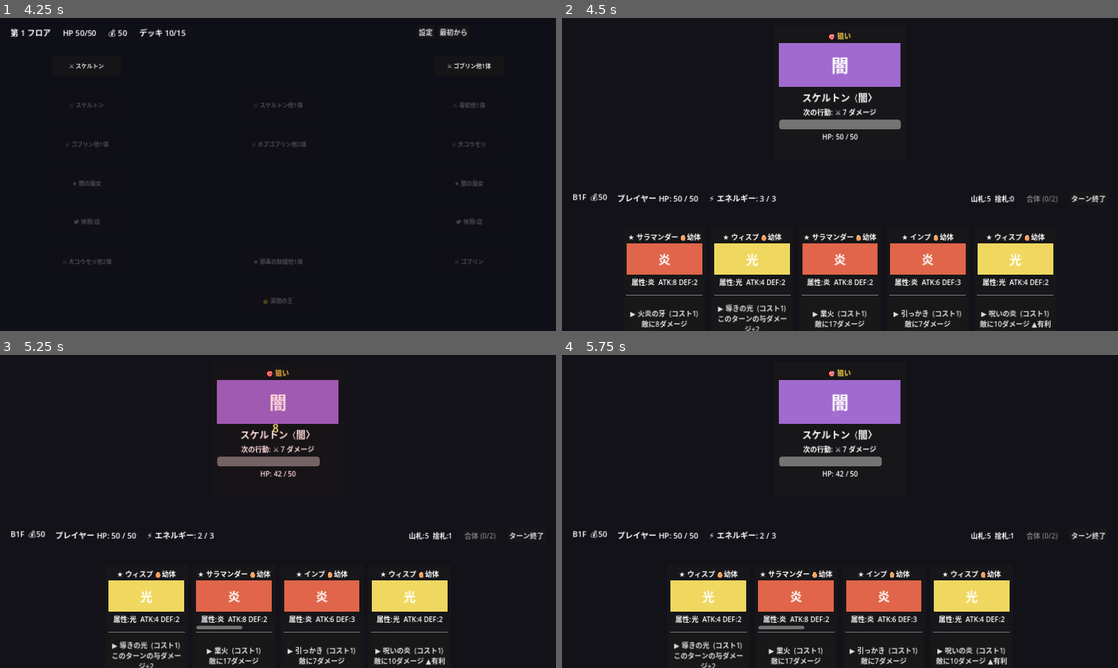
Above: before the commit, frames 1-4 (two rows, left to right).
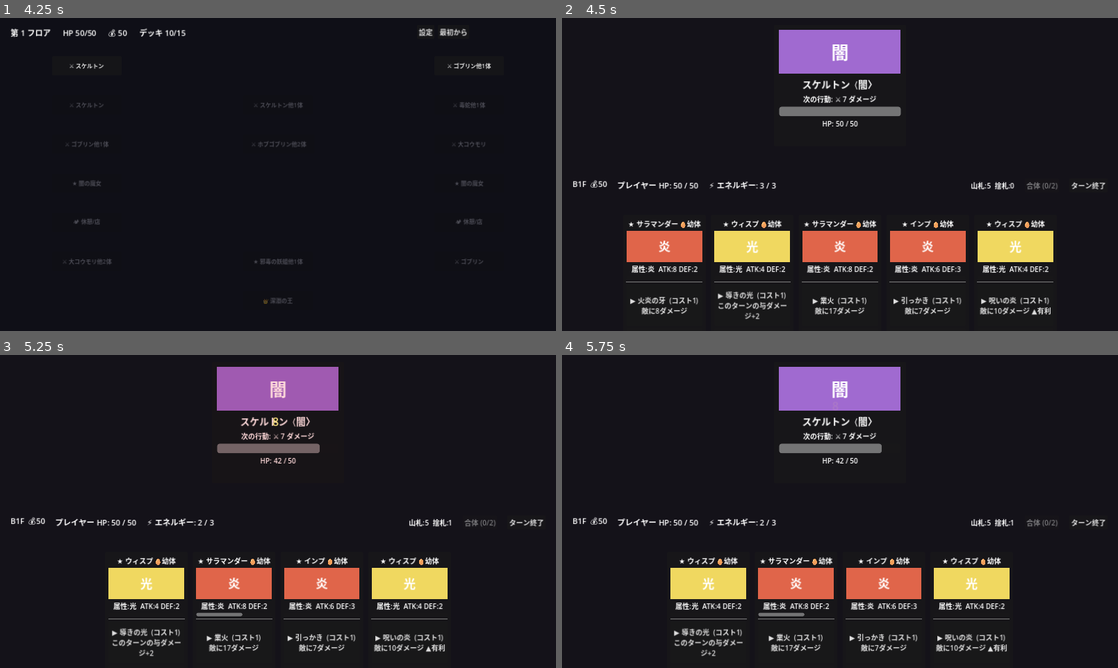
Above: after the commit, the same moments.

Repository: bakery48/mortal-pact
Game: Godot game, scene res://scenes/ui/title.tscn
Two runs of this game, one before a commit and one after it. Both use one fixed random seed, a clock stepped at 60 frames per second and the inputs below.
Inputs:
- Up to frame 1 (4.25 s): click "はじめから" at 0.5 s; click "設定" at 1.25 s; click "フルスクリーン" at 2 s; click "戻る" at 2.75 s; click "最初から" at 3.5 s
- Up to frame 2 (4.5 s): click "⚔ スケルトン" at 4.25 s
- Up to frame 3 (5.25 s): click "▶ 火炎の牙 (コスト1) 敵に8ダメージ" at 5 s
- Up to frame 4 (5.75 s): no input

Frame 1 is identical in both runs. In frame 2, 15% of the frame differs, in the area x 2-98%, y 3-100%; in frame 3, 13%; in frame 4, 13%.

Commit message:
ターゲット指定をスレスパ式（カード→対象選択）に変更
- カードを選んでから対象を決める方式に
  対象が要るコマンド(攻撃/貫通/弱体/毒/炎上/凍結)で敵が複数なら対象選択モードへ
  敵1体や非ターゲット技(回復/ガード等)は即発動
- 対象選択中は敵に🎯マーカー、敵クリックで適用、右クリック/Escで取消
- 永続ターゲットを廃止、_apply_command は対象を引数で受け取る
- カードの相性表示は敵が1体のときのみ（複数時は選択で決まるため非表示）
- ターン終了・合体は対象選択中は無効

https://claude.ai/code/session_01SGpNd8xjjtE9S1hYpNHnwi

Diff:
--- a/scenes/battle/battle_manager.gd
+++ b/scenes/battle/battle_manager.gd
@@ -27,7 +27,8 @@
 var battle_over := false
 
 var enemies: Array[EnemyUI] = []
-var target: EnemyUI = null # 現在狙っている敵
+var _targeting := false        # 対象選択中フラグ
+var _pending_card: CardUI = null # 対象選択待ちのカード
 
 var _enemy_slot: HBoxContainer
 var _hand_container: HBoxContainer
@@ -172,38 +173,21 @@
 		e.plan_next() # 最初の行動を予告
 		e.targeted.connect(_on_enemy_targeted)
 		enemies.append(e)
-	if not enemies.is_empty():
-		_set_target(enemies[0])
-
-## ターゲットを設定し、マーカーとカードの相性表示を更新する。
-func _set_target(e: EnemyUI) -> void:
-	target = e
-	for en in enemies:
-		en.set_targeted(en == target)
-	# カードの相性表示を現在のターゲット属性に合わせる。
-	if target != null:
-		for child in _hand_container.get_children():
-			if child is CardUI:
-				(child as CardUI).enemy_element = target.element
-	_refresh()
-
+
+## 敵が1体だけのときその属性を返す（カードの相性表示用）。複数なら無属性扱い。
+func _solo_enemy_element() -> int:
+	return enemies[0].element if enemies.size() == 1 else MonsterData.Element.NONE
+
+## 敵クリック：対象選択中のときだけ、保留中のカードをその敵に適用する。
 func _on_enemy_targeted(e: EnemyUI) -> void:
 	if battle_over or not is_instance_valid(e):
 		return
-	Audio.play_se("select")
-	_set_target(e)
-
-## 敵を撃破・除去し、必要ならターゲットを移す。
+	if _targeting:
+		_resolve_targeting(e)
+
+## 敵を撃破・除去する。
 func _remove_enemy(e: EnemyUI) -> void:
 	enemies.erase(e)
-	if e == target:
-		target = enemies[0] if not enemies.is_empty() else null
-		for en in enemies:
-			en.set_targeted(en == target)
-		if target != null:
-			for child in _hand_container.get_children():
-				if child is CardUI:
-					(child as CardUI).enemy_element = target.element
 	if is_instance_valid(e):
 		e.queue_free()
 
@@ -245,13 +229,64 @@
 	card.monster = sc.monster
 	card.command = sc.command
 	card.source = sc
-	if target != null:
-		card.enemy_element = target.element # 相性表示は現在のターゲット属性
+	card.enemy_element = _solo_enemy_element() # 敵が1体なら相性を表示
 	_hand_container.add_child(card)
 	card.command_selected.connect(_on_command_selected)
 	card.fusion_toggled.connect(_on_fusion_toggled)
 
+## 敵に作用する（対象が要る）コマンドか。
+func _needs_target(cmd: CommandData) -> bool:
+	match cmd.effect:
+		CommandData.Effect.DAMAGE, CommandData.Effect.PIERCE, CommandData.Effect.WEAKEN, \
+		CommandData.Effect.POISON, CommandData.Effect.BURN, CommandData.Effect.FREEZE:
+			return true
+		_:
+			return false
+
+## カードを選択：対象が要り敵が複数なら対象選択へ、それ以外は即発動。
 func _on_command_selected(card: CardUI) -> void:
+	if battle_over or _targeting:
+		return
+	var cost := card.monster.effective_cost(card.command)
+	if energy < cost:
+		return
+	if _needs_target(card.command) and enemies.size() > 1:
+		_begin_targeting(card)
+	else:
+		var tgt: EnemyUI = enemies[0] if not enemies.is_empty() else null
+		_play_card(card, tgt)
+
+## 対象選択モードに入る。敵にマーカーを出してクリック待ち。
+func _begin_targeting(card: CardUI) -> void:
+	_targeting = true
+	_pending_card = card
+	for e in enemies:
+		e.set_targeted(true)
+	_flash_message("対象の敵をクリック（右クリック/Escで取消）")
+
+func _resolve_targeting(e: EnemyUI) -> void:
+	var card := _pending_card
+	_cancel_targeting()
+	if is_instance_valid(card):
+		_play_card(card, e)
+
+func _cancel_targeting() -> void:
+	_targeting = false
+	_pending_card = null
+	for e in enemies:
+		e.set_targeted(false)
+
+## 対象選択中は右クリック/Escで取消。
+func _unhandled_input(event: InputEvent) -> void:
+	if not _targeting:
+		return
+	if (event is InputEventMouseButton and event.pressed and (event as InputEventMouseButton).button_index == MOUSE_BUTTON_RIGHT) \
+			or (event is InputEventKey and event.pressed and (event as InputEventKey).keycode == KEY_ESCAPE):
+		_cancel_targeting()
+		get_viewport().set_input_as_handled()
+
+## カードを実際に使う（対象 tgt に対して）。
+func _play_card(card: CardUI, tgt: EnemyUI) -> void:
 	if battle_over:
 		return
 	var monster := card.monster
@@ -261,7 +296,7 @@
 		return
 
 	energy -= cost
-	_apply_command(monster, cmd)
+	_apply_command(monster, cmd, tgt)
 	Audio.play_se("attack" if cmd.effect == CommandData.Effect.DAMAGE else "select")
 
 	# 使用するたびに、そのモンスターが EXP（=成長速度分）を得て成長する。
@@ -294,9 +329,8 @@
 	_flash_message("%s は老いて消滅した…" % monster.monster_name)
 	_update_fuse_button()
 
-func _apply_command(card_data: MonsterData, cmd: CommandData) -> void:
+func _apply_command(card_data: MonsterData, cmd: CommandData, tgt: EnemyUI) -> void:
 	var p := card_data.effective_power(cmd)
-	var tgt := target # 狙っている敵
 	match cmd.effect:
 		CommandData.Effect.DAMAGE, CommandData.Effect.PIERCE:
 			if tgt == null:
@@ -346,7 +380,7 @@
 			player_status.add(StatusSet.Status.REGEN, p)
 
 func _on_end_turn_pressed() -> void:
-	if battle_over:
+	if battle_over or _targeting:
 		return
 	_enemy_turn()
 
@@ -403,7 +437,8 @@
 	_start_player_turn()
 
 func _clear_hand_nodes() -> void:
-	# 合体候補の選択も解除（カードノードが破棄されるため）。
+	# 合体候補・対象選択を解除（カードノードが破棄されるため）。
+	_cancel_targeting()
 	_fusion_selection.clear()
 	for child in _hand_container.get_children():
 		child.queue_free()
@@ -412,7 +447,7 @@
 # --- 合体（子孫生成） -------------------------------------------------------
 
 func _on_fusion_toggled(card: CardUI) -> void:
-	if battle_over:
+	if battle_over or _targeting:
 		return
 	var m := card.monster
 	if not m.can_fuse():
@@ -644,8 +679,10 @@
 
 	_pile_label.text = "山札:%d  捨札:%d" % [deck.draw_pile.size(), deck.discard_pile.size()]
 
+	var solo := _solo_enemy_element()
 	for child in _hand_container.get_children():
 		if child is CardUI:
+			(child as CardUI).enemy_element = solo
 			(child as CardUI).refresh(energy)
 
 func _win() -> void:
